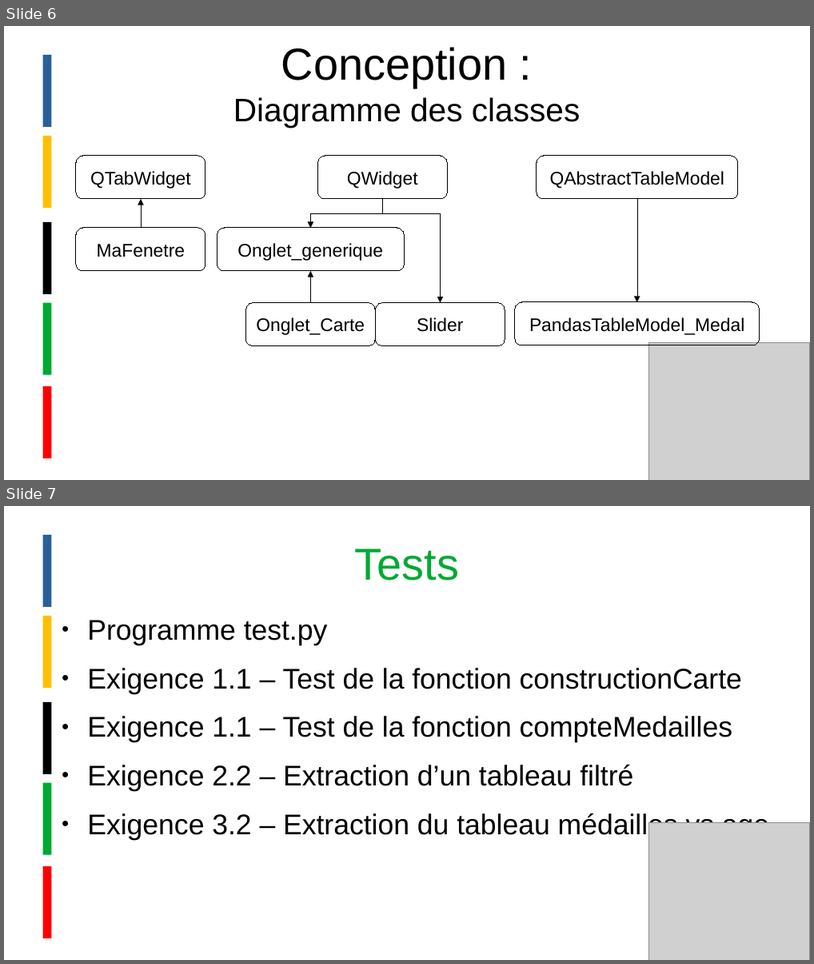
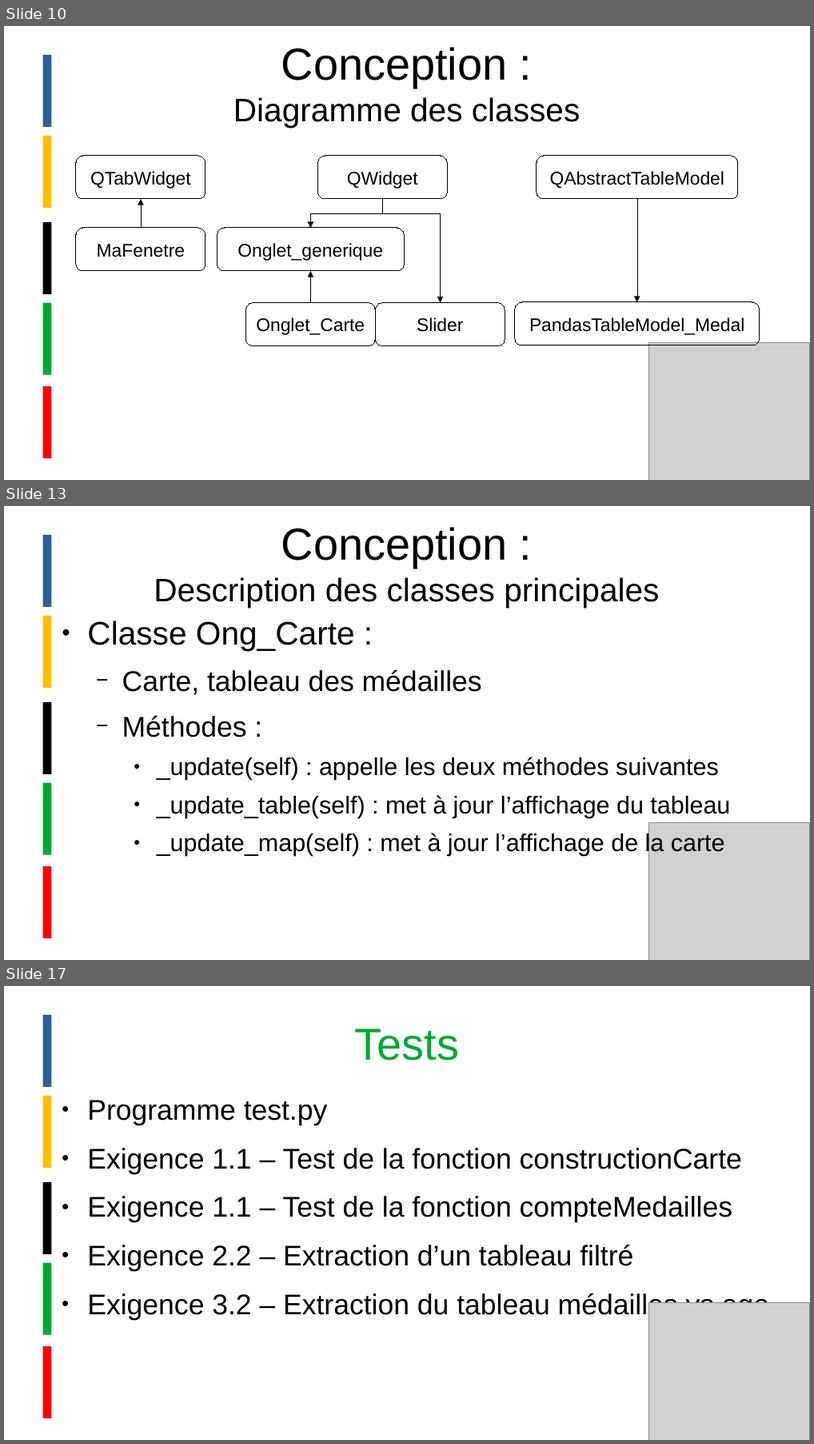
Before and after one commit to cguirardel/PAI-projet, a slide deck: slides.odp. Shown one above the other, each under a label of ours: slides 6 and 7 before the commit, slides 10, 13 and 17 after it; the slides between them are not shown. The pictures are 814x964 and 814x1444 pixels, drawn with LibreOffice and Linux fonts; fonts in the diff are those of the drawing; grey boxes stand for pictures. Boxes give left, top, right and bottom in pixels: in the first picture for what was removed or moved away, otherwise in the second. Text is boxed around its words. In the diff, an @@ line names an element or a change of style, - is before the commit and + after.

```diff
--- a/slides.odp
+++ b/slides.odp
@@ slide 13 added at (4, 506, 810, 960), background #FFFFFF @@
@@ title added at (154, 527, 659, 608), 32 pt, text #000000 @@
+Conception :
+Description des classes principales
@@ text added at (87, 620, 730, 856), 24 pt, text #000000 @@
+● Classe Ong_Carte :
+  − Carte, tableau des médailles
+  − Méthodes :
+    ● _update(self) : appelle les deux méthodes suivantes
+    ● _update_table(self) : met à jour l’affichage du tableau
+    ● _update_map(self) : met à jour l’affichage de la carte
@@ picture added at (650, 823, 810, 960) @@
@@ group added at (47, 535, 47, 939): 5 lines @@
@@ what was slide 6 is now slide 10 @@
@@ what was slide 7 is now slide 17 @@
```
Also in this commit, not shown: 1 slide changed, 9 other slides added, 1 other file.
